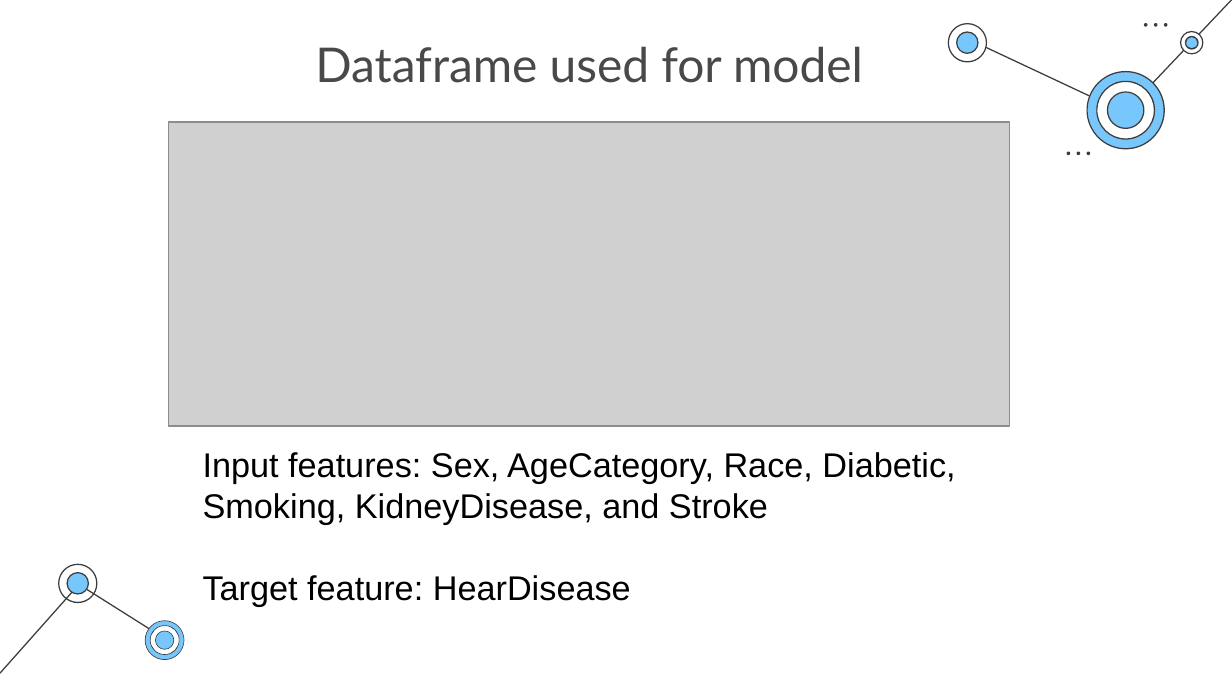
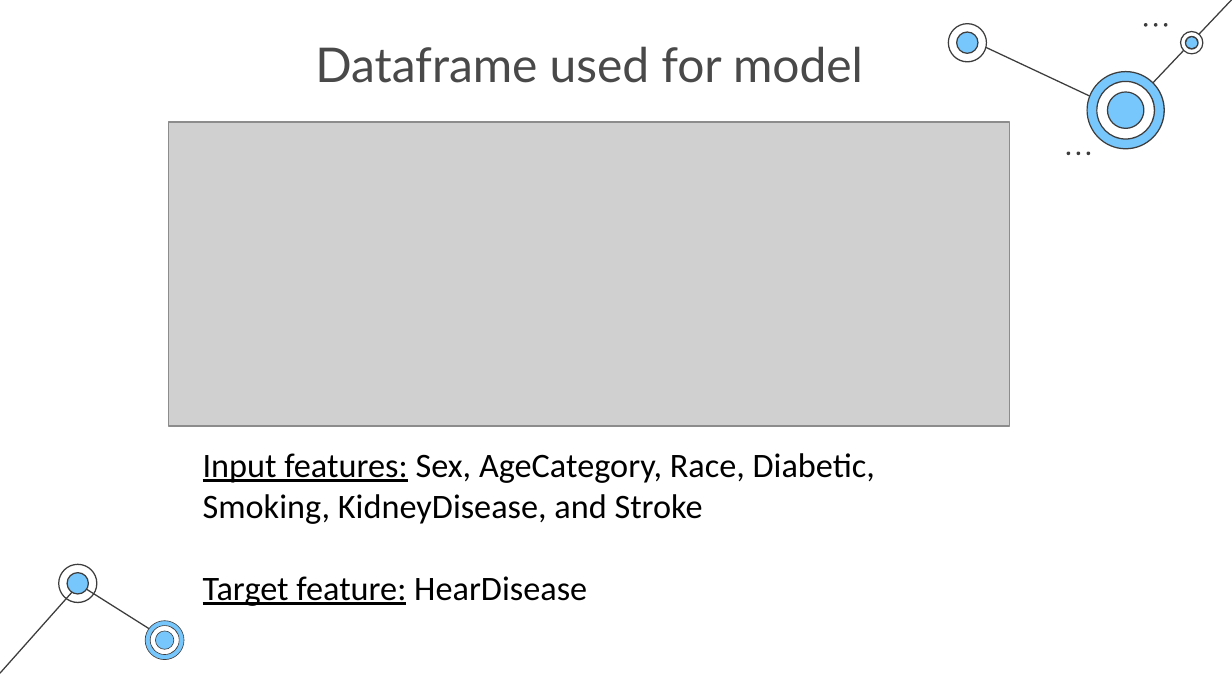
Before and after one commit to NAyeshaKhan/Heart-Disease-Prediction, a slide deck: slide 22 of Heart Disease Prediction System.pptx. Drawn at 1232x693 pixels with LibreOffice and Linux fonts; fonts in the diff are those of the drawing; grey boxes stand for pictures. Boxes give left, top, right and bottom in pixels: in the first picture for what was removed or moved away, otherwise in the second. Text is boxed around its words. In the diff, an @@ line names an element or a change of style, - is before the commit and + after.

```diff
--- a/Heart Disease Prediction System.pptx
+++ b/Heart Disease Prediction System.pptx
@@ text "Input features: Sex, AgeCategory, Race, ..." at (203,453,875,606): font Arial to Calibri; underline on in "Input features:", "Target feature:" @@
```
Also in this commit, not shown: 10 other slides changed.
